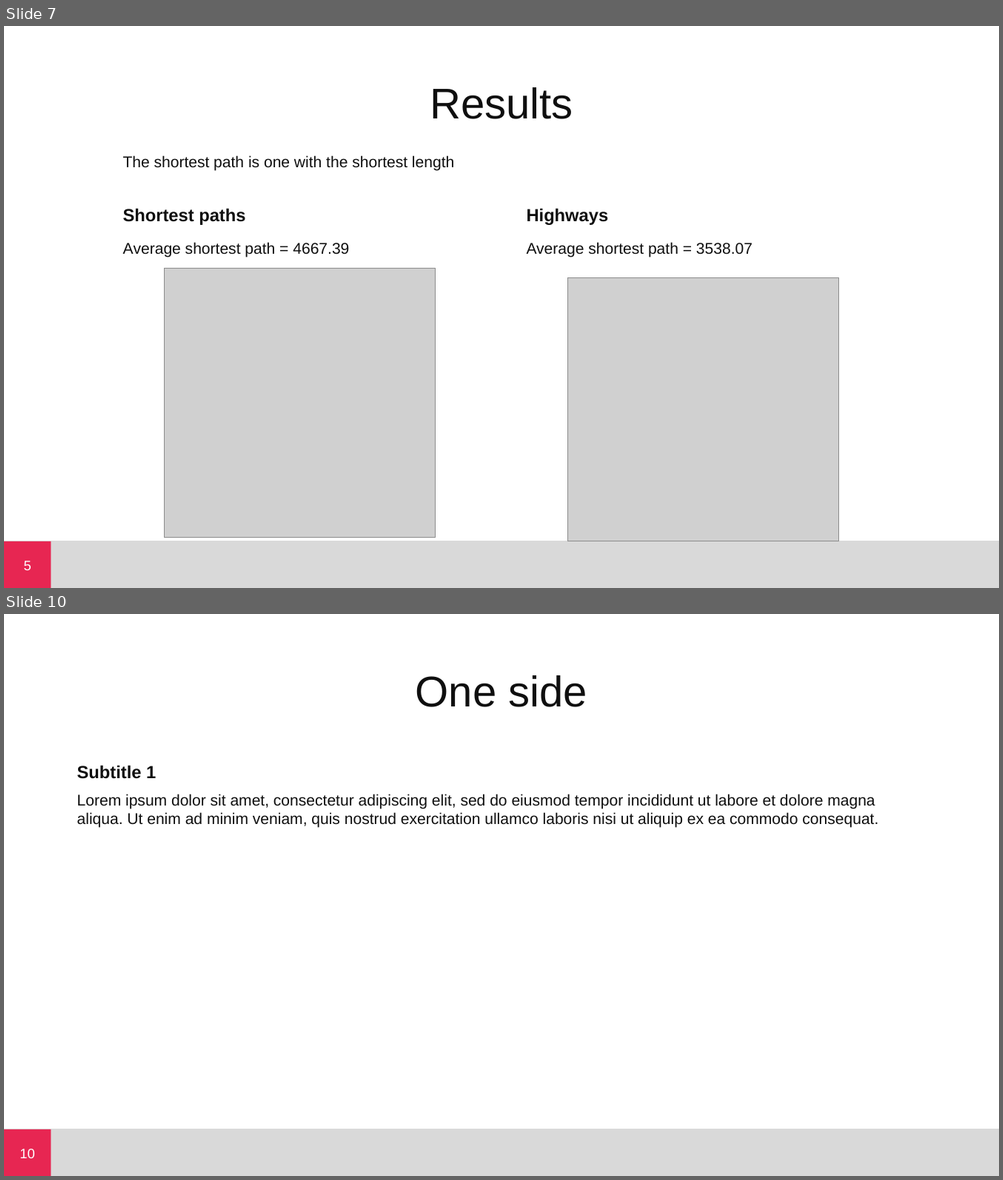
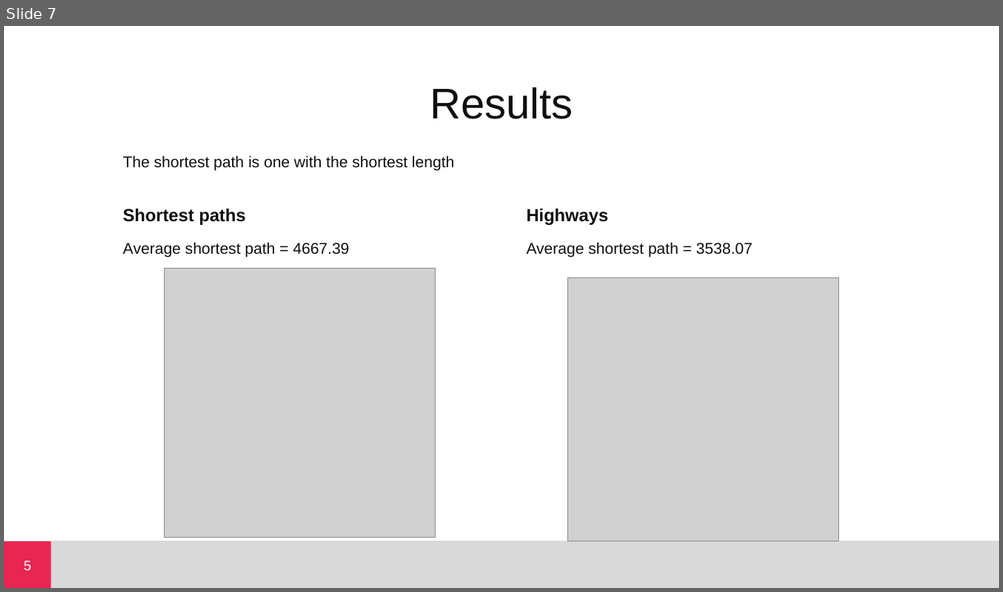
Before and after one commit to zlxxo/NetSci_Project, a slide deck: presentation.pptx. Shown one above the other, each under a label of ours: slides 7 and 10 before the commit, slide 7 after it; the slides between them are not shown. The pictures are 1003x1180 and 1003x592 pixels, drawn with LibreOffice and Linux fonts; fonts in the diff are those of the drawing; grey boxes stand for pictures; background and template pictures are left out. Boxes give left, top, right and bottom in pixels: in the first picture for what was removed or moved away, otherwise in the second. Text is boxed around its words. In the diff, an @@ line names an element or a change of style, - is before the commit and + after.

```diff
--- a/presentation.pptx
+++ b/presentation.pptx
@@ slide 10 removed at [4, 614, 999, 1176], background #FFFFFF; not listed: 2 template elements that a slide beside it also shows @@
@@ title removed at [415, 675, 586, 707] @@
-One side
@@ text removed at [77, 765, 156, 779] @@
-Subtitle 1
@@ text removed at [77, 794, 878, 828] @@
-Lorem ipsum dolor sit amet, consectetur adipiscing elit, sed do eiusmod tempor incididunt ut labore et dolore magna aliqua. Ut enim ad minim veniam, quis nostrud exercitation ullamco laboris nisi ut aliquip ex ea commodo consequat.
@@ page number removed at [20, 1149, 35, 1159] @@
-10
```
Also in this commit, not shown: 2 slides changed, 1 other slide removed.
